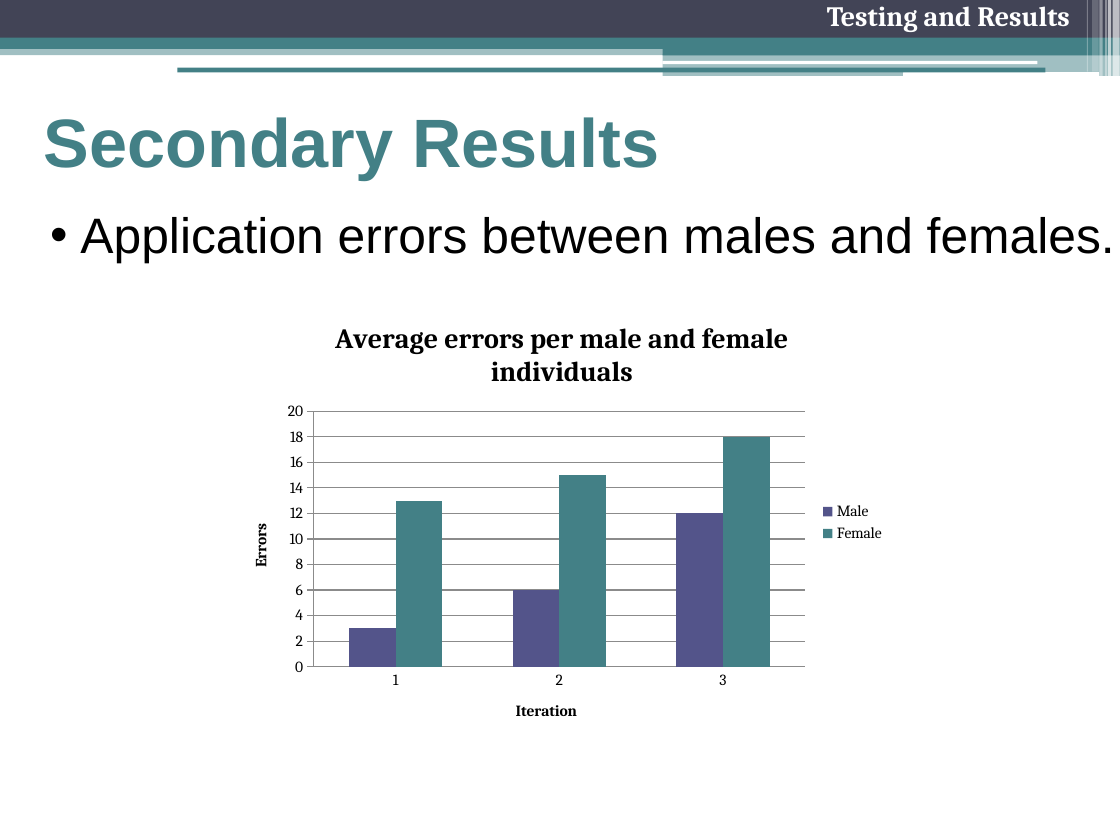
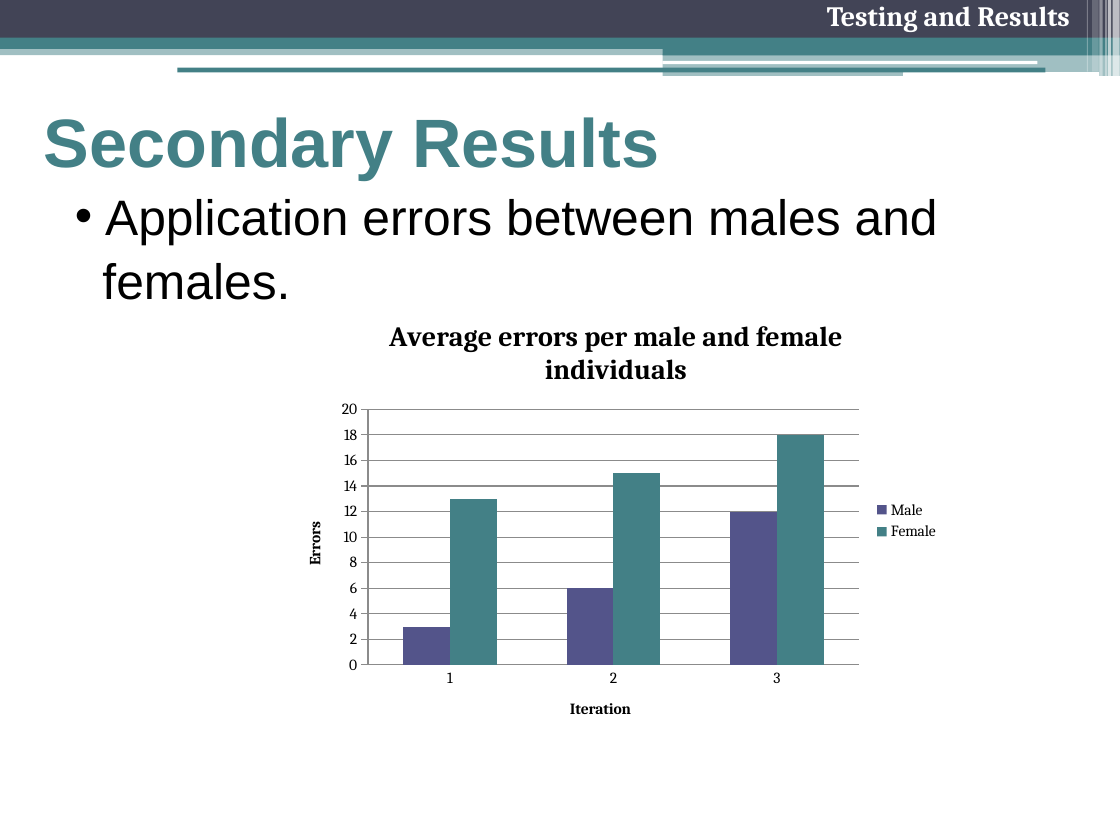
Before and after one commit to freecole/Lab-project, a slide deck: slide 29 of Presentation/2 Nov/Final Presentation.pptx (slide 28 before the commit). Drawn at 1120x840 pixels with LibreOffice and Linux fonts; fonts in the diff are those of the drawing. Boxes give left, top, right and bottom in pixels: in the first picture for what was removed or moved away, otherwise in the second. Text is boxed around its words. In the diff, an @@ line names an element or a change of style, - is before the commit and + after.

```diff
--- a/Presentation/2 Nov/Final Presentation.pptx
+++ b/Presentation/2 Nov/Final Presentation.pptx
@@ text at <box>102,199,938,300</box>: text changed @@
-    • Application errors between males and females.
+    • Application errors between males and
+    females.
@@ column chart: place and size @@
-column chart at <box>227,302,896,743</box>
+column chart at <box>282,300,951,740</box>
```
Also in this commit, not shown: 22 other slides changed, 2 slides added, 1 slide removed.
